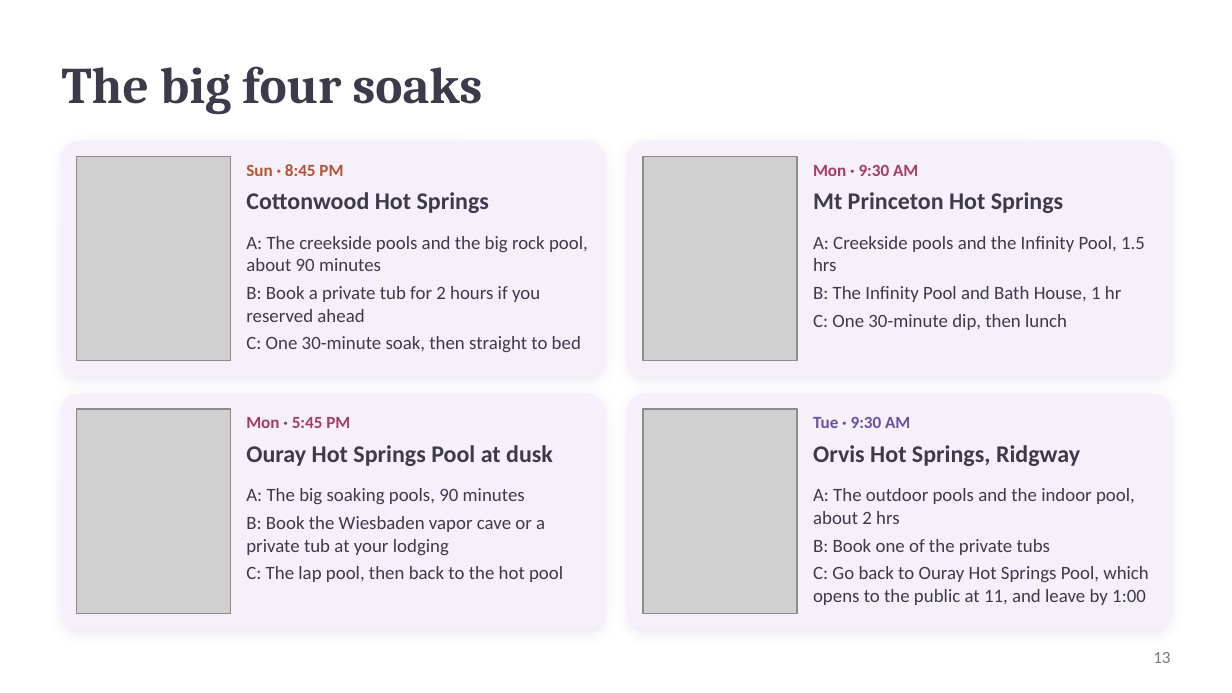
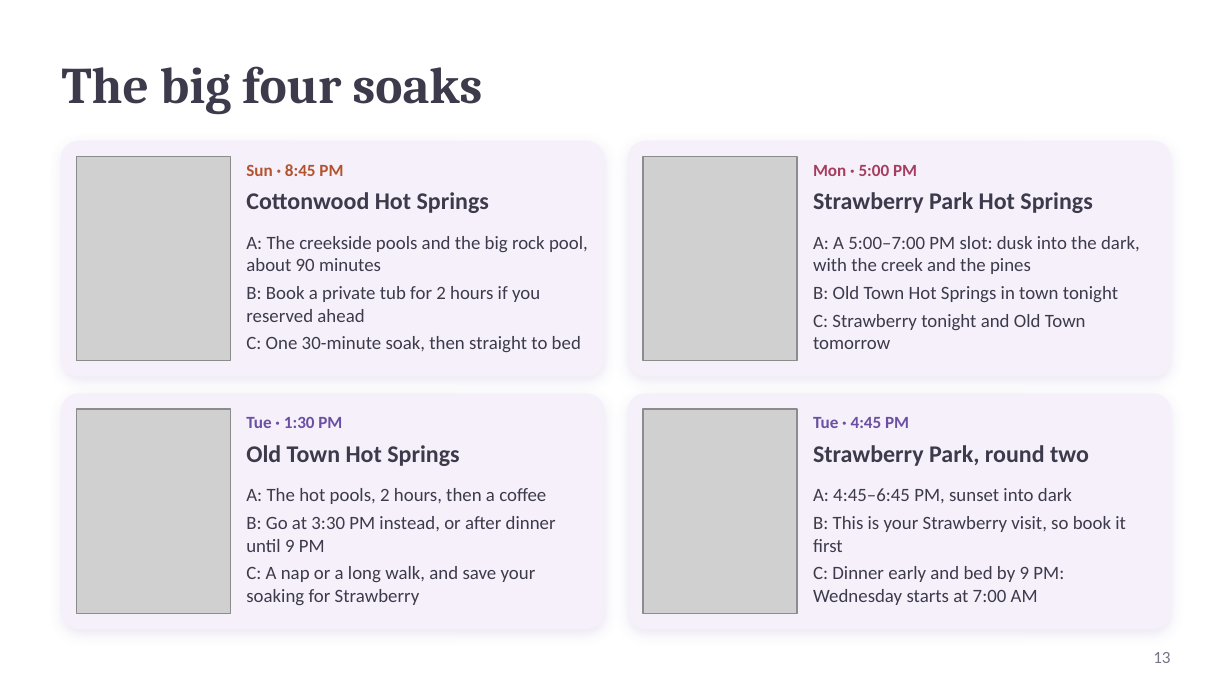
Before and after one commit to kohl-crypto/desert-to-divide, a slide deck: slide 13 of Desert-to-Divide-Tour-Guide.pptx. Drawn at 1232x693 pixels with LibreOffice and Linux fonts; fonts in the diff are those of the drawing; grey boxes stand for pictures. Boxes give left, top, right and bottom in pixels: in the first picture for what was removed or moved away, otherwise in the second. Text is boxed around its words. In the diff, an @@ line names an element or a change of style, - is before the commit and + after.

```diff
--- a/Desert-to-Divide-Tour-Guide.pptx
+++ b/Desert-to-Divide-Tour-Guide.pptx
@@ text at (813, 165, 917, 176): text changed @@
-Mon · 9:30 AM
+Mon · 5:00 PM
@@ text at (813, 192, 1092, 213): text changed @@
-Mt Princeton Hot Springs
+Strawberry Park Hot Springs
@@ text at (813, 236, 1140, 349): text changed @@
-A: Creekside pools and the Infinity Pool, 1.5 hrs
-B: The Infinity Pool and Bath House, 1 hr
-C: One 30-minute dip, then lunch
+A: A 5:00–7:00 PM slot: dusk into the dark, with the creek and the pines
+B: Old Town Hot Springs in town tonight
+C: Strawberry tonight and Old Town tomorrow
@@ text at (246, 417, 342, 428): text changed; text colour #A63D5E to #6A4FA3 @@
-Mon · 5:45 PM
+Tue · 1:30 PM
@@ text at (813, 417, 909, 428): text changed @@
-Tue · 9:30 AM
+Tue · 4:45 PM
@@ text at (246, 445, 459, 466): text changed @@
-Ouray Hot Springs Pool at dusk
+Old Town Hot Springs
@@ text at (813, 445, 1089, 466): text changed @@
-Orvis Hot Springs, Ridgway
+Strawberry Park, round two
@@ text at (246, 488, 556, 605): text changed @@
-A: The big soaking pools, 90 minutes
-B: Book the Wiesbaden vapor cave or a private tub at your lodging
-C: The lap pool, then back to the hot pool
+A: The hot pools, 2 hours, then a coffee
+B: Go at 3:30 PM instead, or after dinner until 9 PM
+C: A nap or a long walk, and save your soaking for Strawberry
@@ text at (813, 488, 1126, 605): text changed @@
-A: The outdoor pools and the indoor pool, about 2 hrs
-B: Book one of the private tubs
-C: Go back to Ouray Hot Springs Pool, which opens to the public at 11, and leave by 1:00
+A: 4:45–6:45 PM, sunset into dark
+B: This is your Strawberry visit, so book it first
+C: Dinner early and bed by 9 PM: Wednesday starts at 7:00 AM
```
Also in this commit, not shown: 13 other slides changed, 19 other files.
